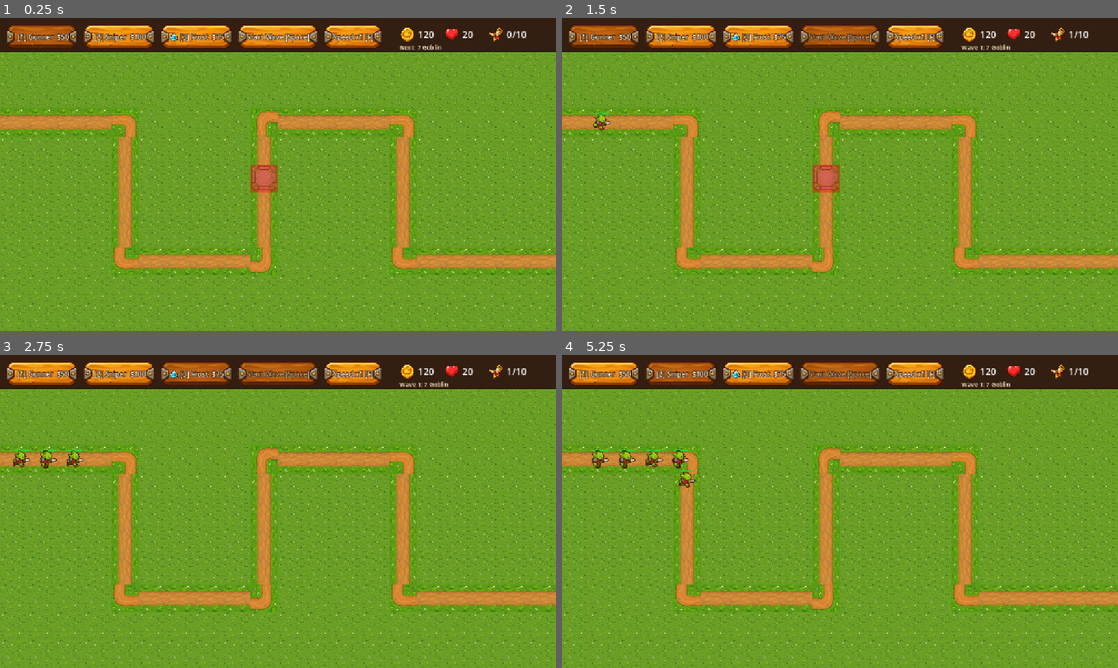
Above: before the commit, frames 1-4 (two rows, left to right).
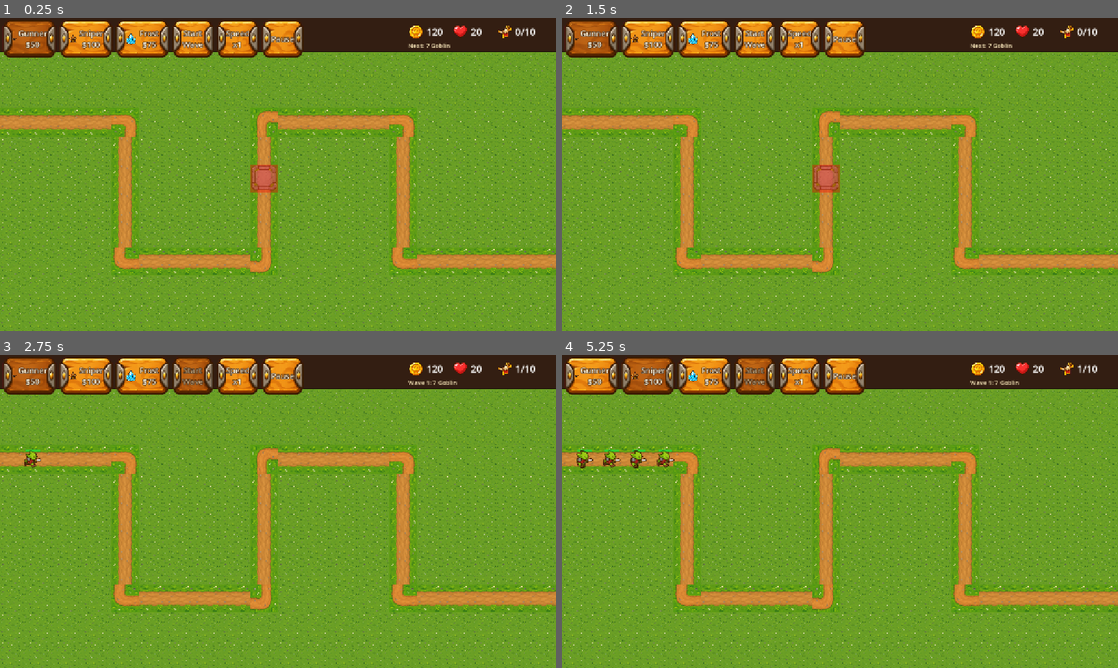
Above: after the commit, the same moments.

Repository: Sosakpanha/Tower-defence
Game: Godot game, scene res://main.tscn
Same seed, same stepped clock (60 frames per second), same inputs: the game is played once before the commit and once after it.
Inputs (mouse positions are in pixels of both pictures, inside the frame that each line leads up to):
- Up to frame 1 (0.25 s): no input
- Up to frame 2 (1.5 s): click (845, 39) at 0.5 s, where only the run after the commit has a clickable "Pause"; click (840, 193) at 1.25 s, where only the run after the commit has a clickable "Resume"
- Up to frame 3 (2.75 s): click (194, 376) at 2 s, where only the run after the commit has a clickable "Start Wave"
- Up to frame 4 (5.25 s): click (606, 373) at 2.75 s, where only the run before the commit has a clickable "[1] Gunner $50"; click (589, 376) at 3.5 s, where only the run after the commit has a clickable "Gunner $50"; click (678, 373) at 4.25 s, where only the run before the commit has a clickable "[2] Sniper $100"; click (645, 376) at 5 s, where only the run after the commit has a clickable "Sniper $100"

The runs differ from the first frame. In frame 1, 6.7% of the frame differs, in the area x 0-97%, y 1-13%; in frame 2, 6.9%; in frame 3, 7.3%; in frame 4, 8.0%, in the area x 0-97%, y 1-43%.

Commit message:
Touch input router, phone HUD (big buttons, pause, restart), lifecycle pause, mobile project settings
Co-Authored-By: Claude Sonnet 5.5 <noreply@anthropic.com>

Diff:
--- a/main.gd
+++ b/main.gd
@@ -22,6 +22,8 @@
 var sfx := Sfx.new()
 var waves := WaveManager.new()
 var hud := Hud.new()
+var router := InputRouter.new()
+var lifecycle := AppLifecycle.new()
 
 var wave: int:
 	get: return waves.wave
@@ -32,13 +34,23 @@
 func _ready() -> void:
 	Engine.time_scale = 1.0
 	preview.game = self
-	for n in [map, preview, towers_node, enemies_node, projectiles_node, sfx, waves, hud]:
+	for n in [map, preview, towers_node, enemies_node, projectiles_node, sfx, waves, hud, router, lifecycle]:
 		add_child(n)
 	waves.setup(map.path_points, enemies_node)
 	waves.wave_started.connect(_on_wave_started)
 	waves.wave_cleared.connect(_on_wave_cleared)
 	waves.enemy_killed.connect(_on_enemy_killed)
 	waves.enemy_leaked.connect(_on_enemy_leaked)
+	router.map = map
+	router.has_tower = func(c: Vector2i) -> bool: return towers.has(c)
+	router.preview_cell.connect(func(c: Vector2i) -> void: preview.pending = c)
+	router.build_requested.connect(func(c: Vector2i) -> void: deselect_tower(); try_place(c))
+	router.tower_tapped.connect(select_tower)
+	router.sell_requested.connect(try_sell)
+	router.ground_tapped.connect(deselect_tower)
+	lifecycle.backgrounded.connect(func() -> void: set_paused(true))
+	hud.pause_pressed.connect(func() -> void: set_paused(not get_tree().paused))
+	hud.restart_pressed.connect(restart)
 	hud.tower_chosen.connect(_select)
 	hud.start_wave_pressed.connect(start_wave)
 	hud.speed_pressed.connect(cycle_speed)
@@ -77,21 +89,7 @@
 			KEY_F: cycle_speed()
 			KEY_U: upgrade_selected()
 			KEY_ESCAPE: deselect_tower()
-			KEY_R: get_tree().reload_current_scene()
-	if game_over:
-		return
-	if event is InputEventMouseButton and event.pressed:
-		var c := map.mouse_cell()
-		if not Config.in_grid(c):
-			return
-		if event.button_index == MOUSE_BUTTON_LEFT:
-			if towers.has(c):
-				select_tower(c)
-			else:
-				deselect_tower()
-				try_place(c)
-		elif event.button_index == MOUSE_BUTTON_RIGHT:
-			try_sell(c)
+			KEY_R: restart()
 
 
 # ---------------------------------------------------------------- Towers
@@ -200,9 +198,23 @@
 		_end_game(false)
 
 
+func set_paused(on: bool) -> void:
+	if game_over:
+		return
+	get_tree().paused = on
+	hud.show_pause(on)
+
+
+func restart() -> void:
+	get_tree().paused = false
+	get_tree().reload_current_scene()
+
+
 func _end_game(victory: bool) -> void:
 	game_over = true
+	router.clear_pending()
+	router.enabled = false
 	won = victory
-	hud.show_message(("YOU WIN!" if victory else "GAME OVER") + "\n\nPress R to restart", victory)
+	hud.show_message(("YOU WIN!" if victory else "GAME OVER") + "", victory)
 	sfx.play_sfx("win" if victory else "lose")
 	_update_hud()
--- a/project.godot
+++ b/project.godot
@@ -12,7 +12,7 @@
 
 config/name="Tower Defence"
 run/main_scene="res://main.tscn"
-config/features=PackedStringArray("4.6", "Forward Plus")
+config/features=PackedStringArray("4.6", "GL Compatibility")
 config/icon="res://icon.svg"
 
 [display]
@@ -20,6 +20,13 @@
 window/size/viewport_width=1280
 window/size/viewport_height=720
 window/stretch/mode="canvas_items"
+window/stretch/aspect="keep"
+window/handheld/orientation=0
+
+[input_devices]
+
+pointing/emulate_mouse_from_touch=true
+pointing/emulate_touch_from_mouse=false
 
 [dotnet]
 
@@ -32,3 +39,6 @@
 [rendering]
 
 rendering_device/driver.windows="d3d12"
+renderer/rendering_method="gl_compatibility"
+renderer/rendering_method.mobile="gl_compatibility"
+textures/vram_compression/import_etc2_astc=true
--- /dev/null
+++ b/systems/app_lifecycle.gd
@@ -0,0 +1,14 @@
+## Tells the game when the app goes to the background (phone) so it can pause.
+class_name AppLifecycle
+extends Node
+
+signal backgrounded
+
+
+func _notification(what: int) -> void:
+	match what:
+		NOTIFICATION_APPLICATION_PAUSED:
+			backgrounded.emit()
+		NOTIFICATION_APPLICATION_FOCUS_OUT:
+			if OS.has_feature("mobile"):  # on desktop, losing focus must not pause
+				backgrounded.emit()
--- /dev/null
+++ b/systems/input_router.gd
@@ -0,0 +1,57 @@
+## Turns mouse clicks and screen taps on the map into game-level signals.
+## Touch uses a two-step build (tap = preview, tap same cell again = build) so a
+## stray finger never spends gold; the mouse builds on the first click.
+## Taps on HUD buttons never reach here (Controls consume them first).
+class_name InputRouter
+extends Node
+
+signal preview_cell(cell: Vector2i)   # (-1,-1) = clear the pending preview
+signal build_requested(cell: Vector2i)
+signal tower_tapped(cell: Vector2i)
+signal sell_requested(cell: Vector2i)
+signal ground_tapped                  # tapped outside the grid
+
+const NONE := Vector2i(-1, -1)
+
+var map: GameMap
+var has_tower: Callable          # (Vector2i) -> bool
+var pending := NONE
+var enabled := true
+
+
+func _unhandled_input(event: InputEvent) -> void:
+	if not enabled:
+		return
+	# Taps arrive as mouse events emulated from touch (device == DEVICE_ID_EMULATION),
+	# after the GUI had its chance to consume them.
+	if event is InputEventMouseButton and event.pressed:
+		handle_press(event.position, event.button_index, event.device == InputEvent.DEVICE_ID_EMULATION)
+
+
+## `pos` is in viewport coordinates. Public so tests can call it directly.
+func handle_press(pos: Vector2, button: int, touch: bool) -> void:
+	var p := map.make_canvas_position_local(pos) - Config.ORIGIN
+	var c := Vector2i(floori(p.x / Config.TILE), floori(p.y / Config.TILE))
+	if not Config.in_grid(c):
+		clear_pending()
+		ground_tapped.emit()
+		return
+	if button == MOUSE_BUTTON_RIGHT:
+		sell_requested.emit(c)
+	elif button != MOUSE_BUTTON_LEFT:
+		return
+	elif has_tower.call(c):
+		clear_pending()
+		tower_tapped.emit(c)
+	elif touch and pending != c:
+		pending = c
+		preview_cell.emit(c)
+	else:
+		clear_pending()
+		build_requested.emit(c)
+
+
+func clear_pending() -> void:
+	if pending != NONE:
+		pending = NONE
+		preview_cell.emit(NONE)
--- /dev/null
+++ b/tools/touch_test.gd
@@ -0,0 +1,83 @@
+# Usage: Godot --path . --script tools/touch_test.gd   (needs a window, NOT --headless)
+# Sends real InputEventScreenTouch events (emulated to mouse like on a phone) and checks
+# tap-to-preview, tap-to-build, tap-tower-to-select, tap-button-to-upgrade, tap-ground, pause, restart.
+extends SceneTree
+
+var m
+var frame := 0
+var step := 0
+var wait := 0
+
+func _initialize() -> void:
+	root.size = Vector2i(1280, 720)
+	m = load("res://main.tscn").instantiate()
+	root.add_child(m)
+
+func tap(p: Vector2) -> void:
+	for pressed in [true, false]:
+		var e := InputEventScreenTouch.new()
+		e.index = 0
+		e.position = p
+		e.pressed = pressed
+		Input.parse_input_event(e)
+
+func shot(name: String) -> void:
+	root.get_texture().get_image().save_png("res://shots/%s.png" % name)
+	print("SHOT ", name)
+
+func ok(label: String, cond: bool) -> void:
+	print(("PASS " if cond else "FAIL "), label)
+
+func _process(_d: float) -> bool:
+	frame += 1
+	if frame < 5:
+		return false
+	if wait > 0:
+		wait -= 1
+		return false
+	var c := Vector2i(3, 1)
+	match step:
+		0:
+			m.gold = 500
+			tap(Config.cell_center(c)); wait = 2; step = 1
+		1:
+			ok("first tap only previews (no tower, no gold spent)", m.towers.is_empty() and m.gold == 500 and m.preview.pending == c)
+			shot("touch_01_preview")
+			tap(Config.cell_center(c)); wait = 2; step = 2
+		2:
+			ok("second tap builds", m.towers.has(c) and m.gold == 500 - Tower.TYPES["gunner"].cost)
+			tap(Vector2(Config.cell_center(c))); wait = 2; step = 3
+		3:
+			ok("tap tower opens upgrade panel", m.sel_cell == c and m.hud.tower_panel.visible)
+			var b: Button = m.hud.upgrade_btn
+			var g: int = m.gold
+			tap(b.get_global_rect().get_center()); wait = 2; step = 4
+			set_meta("g", g)
+		4:
+			ok("tap Upgrade button upgrades", m.towers[c].level == 2 and m.gold < get_meta("g"))
+			shot("touch_02_upgrade_panel")
+			tap(Config.cell_center(Vector2i(10, 0))); wait = 2; step = 5   # free cell: preview + deselect? panel stays until build
+		5:
+			tap(Vector2(700, 78)); wait = 2; step = 6   # strip above the grid
+		6:
+			ok("tap outside grid deselects", m.sel_cell == Vector2i(-1, -1) and not m.hud.tower_panel.visible)
+			tap(m.hud.pause_button.get_global_rect().get_center()); wait = 2; step = 7
+		7:
+			ok("pause button pauses", paused and m.hud.overlay.visible)
+			shot("touch_03_paused")
+			tap(m.hud.overlay.resume_btn.get_global_rect().get_center()); wait = 2; step = 8
+		8:
+			ok("resume works", not paused and not m.hud.overlay.visible)
+			m.lifecycle.backgrounded.emit(); wait = 2; step = 9
+		9:
+			ok("backgrounding pauses", paused)
+			m.set_paused(false)
+			m._end_game(false); wait = 3; step = 10
+		10:
+			shot("touch_04_gameover")
+			ok("game over shows restart", m.hud.overlay.visible and m.hud.overlay.restart_btn.visible)
+			tap(m.hud.overlay.restart_btn.get_global_rect().get_center()); wait = 4; step = 11
+		11:
+			print("NOTE restart() ran (scene reload itself needs a current_scene, absent in --script)")
+			return true
+	return false
--- a/ui/hud.gd
+++ b/ui/hud.gd
@@ -8,28 +8,25 @@
 signal speed_pressed
 signal upgrade_pressed
 signal sell_pressed
+signal pause_pressed
+signal restart_pressed
 
 var tower_buttons := {}
 var wave_button := Button.new()
 var speed_button := Button.new()
+var pause_button := Button.new()
 var gold_label := Label.new()
 var lives_label := Label.new()
 var wave_label := Label.new()
 var preview_label := Label.new()
-var msg_panel := Panel.new()
-var msg_label := Label.new()
+var overlay := OverlayPanel.new()
 var tower_panel := PanelContainer.new()
 var panel_label := Label.new()
 var upgrade_btn := Button.new()
 var sell_btn := Button.new()
 
-var style_normal: StyleBoxTexture
-var style_pressed: StyleBoxTexture
-
-
 func _ready() -> void:
-	style_normal = _make_style("res://assets/ui/button_normal.png", 22, 18)
-	style_pressed = _make_style("res://assets/ui/button_pressed.png", 22, 18)
+	process_mode = Node.PROCESS_MODE_ALWAYS  # buttons keep working while the game is paused
 	_build_toolbar()
 	_build_stats()
 	_build_tower_panel()
@@ -48,7 +45,7 @@
 
 
 func set_speed(multiplier: float) -> void:
-	speed_button.text = "Speed x%d [F]" % int(multiplier)
+	speed_button.text = "Speed\nx%d" % int(multiplier)
 
 
 func set_preview(text: String) -> void:
@@ -58,7 +55,7 @@
 func highlight_tower(kind: String) -> void:
 	for key in tower_buttons:
 		var tb: Button = tower_buttons[key]
-		var st := style_pressed if key == kind else style_normal
+		var st := UiStyle.pressed() if key == kind else UiStyle.normal()
 		tb.add_theme_stylebox_override("normal", st)
 		tb.add_theme_stylebox_override("hover", st)
 
@@ -67,14 +64,14 @@
 	tower_panel.visible = true
 	panel_label.text = "%s  Lv %d/%d\nDmg %d  Rng %d" % [t.stats.name, t.level, Tower.MAX_LEVEL, t.get_damage(), t.get_range()]
 	var cost := t.upgrade_cost()
-	upgrade_btn.text = "MAX LEVEL" if cost < 0 else "Upgrade $%d [U]" % cost
+	upgrade_btn.text = "MAX LEVEL" if cost < 0 else "Upgrade $%d" % cost
 	upgrade_btn.disabled = cost < 0 or gold < cost
 	sell_btn.text = "Sell +$%d" % t.sell_value()
 	tower_panel.reset_size()
 
 
 func move_tower_panel(pos: Vector2) -> void:
-	tower_panel.position = pos.clamp(Vector2(4, 84), Vector2(Config.SCREEN.x - 190, Config.SCREEN.y - 140))
+	tower_panel.position = pos.clamp(Vector2(4, 84), Vector2(Config.SCREEN.x - 230, Config.SCREEN.y - 230))
 
 
 func hide_tower_panel() -> void:
@@ -82,73 +79,56 @@
 
 
 func show_message(text: String, victory: bool) -> void:
-	msg_label.text = text
-	msg_label.add_theme_color_override("font_color", Color(0.15, 0.45, 0.1) if victory else Color(0.65, 0.1, 0.08))
-	msg_panel.visible = true
+	overlay.show_overlay(text, victory, false)
 
 
-# ---------------------------------------------------------------- Styling
-func _make_style(path: String, margin_x: float, margin_y: float) -> StyleBoxTexture:
-	var s := StyleBoxTexture.new()
-	s.texture = load(path)
-	s.texture_margin_left = margin_x
-	s.texture_margin_right = margin_x
-	s.texture_margin_top = margin_y
-	s.texture_margin_bottom = margin_y
-	s.content_margin_left = margin_x
-	s.content_margin_right = margin_x
-	return s
-
-
-func _style_button(b: Button) -> void:
-	b.focus_mode = Control.FOCUS_NONE
-	b.add_theme_stylebox_override("normal", style_normal)
-	b.add_theme_stylebox_override("hover", style_normal)
-	b.add_theme_stylebox_override("pressed", style_pressed)
-	b.add_theme_stylebox_override("disabled", style_pressed)
-	b.add_theme_stylebox_override("focus", StyleBoxEmpty.new())
-	for c in ["font_color", "font_hover_color", "font_pressed_color", "font_focus_color"]:
-		b.add_theme_color_override(c, Color(1, 0.97, 0.88))
-	b.add_theme_color_override("font_disabled_color", Color(0.75, 0.65, 0.5))
-	b.add_theme_color_override("font_outline_color", Color(0.2, 0.1, 0.03))
-	b.add_theme_constant_override("outline_size", 5)
-	b.add_theme_font_size_override("font_size", 16)
+func show_pause(paused: bool) -> void:
+	if paused:
+		overlay.show_overlay("PAUSED", true, true)
+	else:
+		overlay.visible = false
+	pause_button.text = "Play" if paused else "Pause"
 
 
 # ---------------------------------------------------------------- Building the UI
 func _build_toolbar() -> void:
 	var bar := HBoxContainer.new()
-	bar.position = Vector2(12, 14)
-	bar.add_theme_constant_override("separation", 10)
+	bar.position = Vector2(6, 4)
+	bar.add_theme_constant_override("separation", 6)
 	add_child(bar)
 	var keys := Tower.TYPES.keys()
 	for i in keys.size():
 		var k: String = keys[i]
 		var t: Dictionary = Tower.TYPES[k]
 		var b := Button.new()
-		b.text = "[%d] %s  $%d" % [i + 1, t.name, t.cost]
-		b.custom_minimum_size = Vector2(168, 56)
+		b.text = "%s\n$%d" % [t.name, t.cost]
+		b.custom_minimum_size = Vector2(124, UiStyle.TOUCH_H)
 		b.icon = load("res://assets/ui/icons/%s.png" % k)
 		b.expand_icon = true
-		b.add_theme_constant_override("icon_max_width", 30)
-		_style_button(b)
+		b.add_theme_constant_override("icon_max_width", 28)
+		UiStyle.style_button(b)
 		b.pressed.connect(tower_chosen.emit.bind(k))
 		bar.add_child(b)
 		tower_buttons[k] = b
-	wave_button.text = "Start Wave [Space]"
-	wave_button.custom_minimum_size = Vector2(176, 56)
-	_style_button(wave_button)
+	wave_button.text = "Start\nWave"
+	wave_button.custom_minimum_size = Vector2(96, UiStyle.TOUCH_H)
+	UiStyle.style_button(wave_button)
 	wave_button.pressed.connect(start_wave_pressed.emit)
 	bar.add_child(wave_button)
-	speed_button.custom_minimum_size = Vector2(110, 56)
-	_style_button(speed_button)
+	speed_button.custom_minimum_size = Vector2(88, UiStyle.TOUCH_H)
+	UiStyle.style_button(speed_button)
 	speed_button.pressed.connect(speed_pressed.emit)
 	bar.add_child(speed_button)
+	pause_button.text = "Pause"
+	pause_button.custom_minimum_size = Vector2(88, UiStyle.TOUCH_H)
+	UiStyle.style_button(pause_button)
+	pause_button.pressed.connect(pause_pressed.emit)
+	bar.add_child(pause_button)
 
 
 func _build_stats() -> void:
 	var info := HBoxContainer.new()
-	info.position = Vector2(920, 20)
+	info.position = Vector2(940, 14)
 	info.add_theme_constant_override("separation", 6)
 	add_child(info)
 	for pair in [["coin", gold_label], ["heart", lives_label], ["wave_horn", wave_label]]:
@@ -163,7 +143,7 @@
 		lbl.custom_minimum_size = Vector2(54, 0)
 		lbl.vertical_alignment = VERTICAL_ALIGNMENT_CENTER
 		info.add_child(lbl)
-	preview_label.position = Vector2(920, 58)
+	preview_label.position = Vector2(940, 54)
 	preview_label.add_theme_font_size_override("font_size", 14)
 	preview_label.add_theme_color_override("font_color", Color(1, 0.93, 0.75))
 	add_child(preview_label)
@@ -184,8 +164,8 @@
 	panel_label.add_theme_font_size_override("font_size", 16)
 	box.add_child(panel_label)
 	for b in [upgrade_btn, sell_btn]:
-		b.custom_minimum_size = Vector2(170, 38)
-		_style_button(b)
+		b.custom_minimum_size = Vector2(200, 64)
+		UiStyle.style_button(b)
 		box.add_child(b)
 	upgrade_btn.pressed.connect(upgrade_pressed.emit)
 	sell_btn.pressed.connect(sell_pressed.emit)
@@ -193,15 +173,6 @@
 
 
 func _build_message_panel() -> void:
-	msg_panel.add_theme_stylebox_override("panel", _make_style("res://assets/ui/panel.png", 60, 60))
-	msg_panel.position = Vector2(390, 180)
-	msg_panel.size = Vector2(500, 320)
-	msg_panel.visible = false
-	add_child(msg_panel)
-	msg_label.add_theme_font_size_override("font_size", 40)
-	msg_label.add_theme_color_override("font_outline_color", Color(1, 0.95, 0.8))
-	msg_label.add_theme_constant_override("outline_size", 6)
-	msg_label.set_anchors_and_offsets_preset(Control.PRESET_FULL_RECT)
-	msg_label.horizontal_alignment = HORIZONTAL_ALIGNMENT_CENTER
-	msg_label.vertical_alignment = VERTICAL_ALIGNMENT_CENTER
-	msg_panel.add_child(msg_label)
+	overlay.resume_pressed.connect(pause_pressed.emit)
+	overlay.restart_pressed.connect(restart_pressed.emit)
+	add_child(overlay)
--- /dev/null
+++ b/ui/overlay_panel.gd
@@ -0,0 +1,47 @@
+## Centered popup used for GAME OVER / YOU WIN / PAUSED, with touch buttons.
+class_name OverlayPanel
+extends Panel
+
+signal restart_pressed
+signal resume_pressed
+
+var label := Label.new()
+var resume_btn := Button.new()
+var restart_btn := Button.new()
+
+
+func _init() -> void:
+	add_theme_stylebox_override("panel", UiStyle.make_style("res://assets/ui/panel.png", 60, 60))
+	position = Vector2(390, 150)
+	size = Vector2(500, 420)
+	visible = false
+	var box := VBoxContainer.new()
+	box.set_anchors_and_offsets_preset(Control.PRESET_FULL_RECT)
+	box.offset_left = 60
+	box.offset_right = -60
+	box.offset_top = 50
+	box.offset_bottom = -50
+	box.add_theme_constant_override("separation", 12)
+	add_child(box)
+	label.add_theme_font_size_override("font_size", 40)
+	label.add_theme_color_override("font_outline_color", Color(1, 0.95, 0.8))
+	label.add_theme_constant_override("outline_size", 6)
+	label.horizontal_alignment = HORIZONTAL_ALIGNMENT_CENTER
+	label.vertical_alignment = VERTICAL_ALIGNMENT_CENTER
+	label.size_flags_vertical = Control.SIZE_EXPAND_FILL
+	box.add_child(label)
+	resume_btn.text = "Resume"
+	restart_btn.text = "Restart"
+	for b in [resume_btn, restart_btn]:
+		b.custom_minimum_size = Vector2(0, UiStyle.TOUCH_H)
+		UiStyle.style_button(b, 26)
+		box.add_child(b)
+	resume_btn.pressed.connect(resume_pressed.emit)
+	restart_btn.pressed.connect(restart_pressed.emit)
+
+
+func show_overlay(text: String, good: bool, can_resume: bool) -> void:
+	label.text = text
+	label.add_theme_color_override("font_color", Color(0.15, 0.45, 0.1) if good else Color(0.65, 0.1, 0.08))
+	resume_btn.visible = can_resume
+	visible = true
--- /dev/null
+++ b/ui/ui_style.gd
@@ -0,0 +1,47 @@
+## Shared UI look: textured button/panel styles and a touch-friendly button helper.
+class_name UiStyle
+extends RefCounted
+
+const TOUCH_H := 72  # min button height in viewport units (~36dp on a landscape phone)
+
+static var _normal: StyleBoxTexture
+static var _pressed: StyleBoxTexture
+
+
+static func make_style(path: String, margin_x: float, margin_y: float) -> StyleBoxTexture:
+	var s := StyleBoxTexture.new()
+	s.texture = load(path)
+	s.texture_margin_left = margin_x
+	s.texture_margin_right = margin_x
+	s.texture_margin_top = margin_y
+	s.texture_margin_bottom = margin_y
+	s.content_margin_left = margin_x
+	s.content_margin_right = margin_x
+	return s
+
+
+static func normal() -> StyleBoxTexture:
+	if _normal == null:
+		_normal = make_style("res://assets/ui/button_normal.png", 22, 18)
+	return _normal
+
+
+static func pressed() -> StyleBoxTexture:
+	if _pressed == null:
+		_pressed = make_style("res://assets/ui/button_pressed.png", 22, 18)
+	return _pressed
+
+
+static func style_button(b: Button, font_size: int = 18) -> void:
+	b.focus_mode = Control.FOCUS_NONE
+	b.add_theme_stylebox_override("normal", normal())
+	b.add_theme_stylebox_override("hover", normal())
+	b.add_theme_stylebox_override("pressed", pressed())
+	b.add_theme_stylebox_override("disabled", pressed())
+	b.add_theme_stylebox_override("focus", StyleBoxEmpty.new())
+	for c in ["font_color", "font_hover_color", "font_pressed_color", "font_focus_color"]:
+		b.add_theme_color_override(c, Color(1, 0.97, 0.88))
+	b.add_theme_color_override("font_disabled_color", Color(0.75, 0.65, 0.5))
+	b.add_theme_color_override("font_outline_color", Color(0.2, 0.1, 0.03))
+	b.add_theme_constant_override("outline_size", 5)
+	b.add_theme_font_size_override("font_size", font_size)
--- a/world/placement_preview.gd
+++ b/world/placement_preview.gd
@@ -6,6 +6,7 @@
 const TEX_MARKER := preload("res://assets/tiles/buildable_marker.png")
 
 var game: Node
+var pending := Vector2i(-1, -1)  # touch: cell awaiting a confirming second tap
 
 
 func _process(_delta: float) -> void:
@@ -15,7 +16,7 @@
 func _draw() -> void:
 	if game == null or game.game_over:
 		return
-	var c: Vector2i = game.map.mouse_cell()
+	var c: Vector2i = pending if Config.in_grid(pending) else game.map.mouse_cell()
 	if not Config.in_grid(c):
 		return
 	var cost: int = Tower.TYPES[game.selected].cost
Not shown, added: systems/app_lifecycle.gd.uid
Not shown, added: systems/input_router.gd.uid
Not shown, added: ui/overlay_panel.gd.uid
Not shown, added: ui/ui_style.gd.uid
